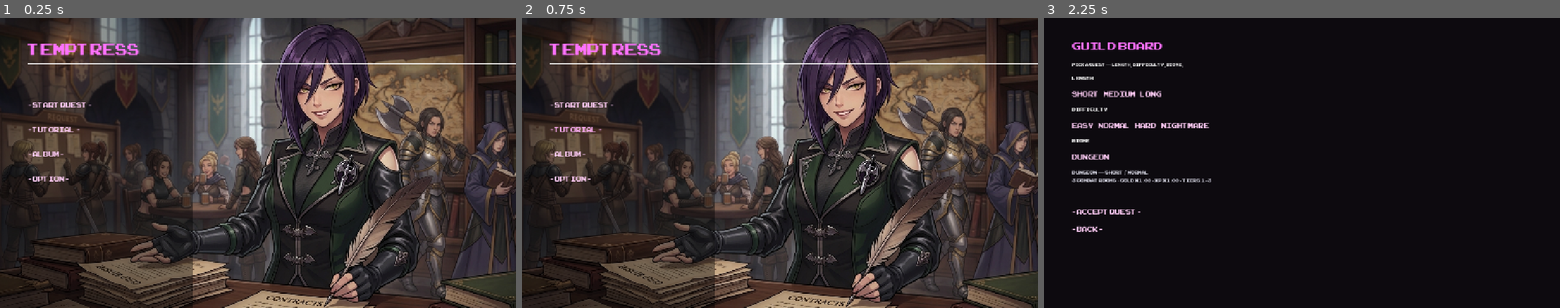
Above: before the commit, frames 1-3 (left to right).
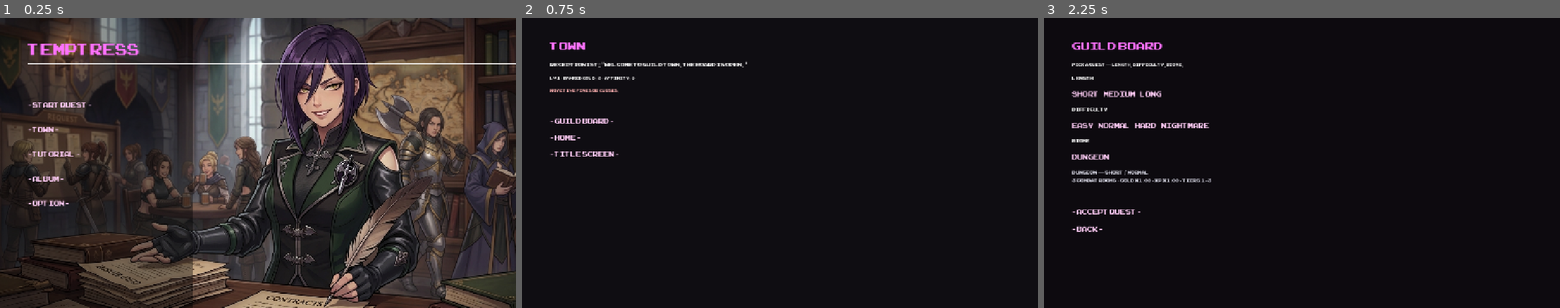
Above: after the commit, the same moments.

Repository: no-release/Temptress
Game: Godot game, scene res://scenes/MainMenu.tscn
Same seed, same stepped clock (60 frames per second), same inputs: the game is played once before the commit and once after it.
Inputs (mouse positions are in pixels of both pictures, inside the frame that each line leads up to):
- Up to frame 1 (0.25 s): no input
- Up to frame 2 (0.75 s): click (563, 131) at 0.5 s, where only the run after the commit has a clickable "- TOWN -"
- Up to frame 3 (2.25 s): click (1105, 154) at 1.25 s, where only the run after the commit has a clickable "- TITLE SCREEN -"; click "- START QUEST -" at 2 s

The runs differ from the first frame. In frame 1, 0.4% of the frame differs, in the area x 5-16%, y 37-65%; in frame 2, 70%, in the area x 0-100%, y 0-100%; in frame 3, nothing differs.

Commit message:
Phase 3: Town shortcut on title menu

Diff:
--- a/rhythmtap-ui-updated-11/scripts/MainMenu.gd
+++ b/rhythmtap-ui-updated-11/scripts/MainMenu.gd
@@ -1,8 +1,6 @@
 extends Control
 # =============================================================================
-# MainMenu.gd — ALPHA BUILD / Phase 1
-# =============================================================================
-# Start → Guild Board (quest picker). Tutorial / Album / Option remain stubs.
+# MainMenu.gd — Phase 3
 # =============================================================================
 
 @onready var start_button:    Button = $MarginContainer/VBoxContainer/MenuList/Start
@@ -15,21 +13,29 @@
 	tutorial_button.pressed.connect(_on_tutorial_pressed)
 	album_button.pressed.connect(_on_album_pressed)
 	option_button.pressed.connect(_on_option_pressed)
-	# Cosmetics: Start reads as taking a guild quest
 	start_button.text = "- START QUEST -"
+	# Phase 3: insert Town shortcut above Tutorial
+	var town_btn := Button.new()
+	town_btn.text = "- TOWN -"
+	town_btn.size_flags_horizontal = Control.SIZE_SHRINK_BEGIN
+	var list := $MarginContainer/VBoxContainer/MenuList
+	list.add_child(town_btn)
+	list.move_child(town_btn, 1)
+	town_btn.pressed.connect(_on_town_pressed)
 
 func _on_start_pressed():
 	SoundGen.play_ui_click()
 	get_tree().change_scene_to_file("res://scenes/GuildBoard.tscn")
 
+func _on_town_pressed():
+	SoundGen.play_ui_click()
+	get_tree().change_scene_to_file("res://scenes/Town.tscn")
+
 func _on_tutorial_pressed():
 	SoundGen.play_ui_click()
-	# TODO: no tutorial scene exists yet
 
 func _on_album_pressed():
 	SoundGen.play_ui_click()
-	# TODO: no album/gallery scene exists yet
 
 func _on_option_pressed():
 	SoundGen.play_ui_click()
-	# TODO: no options scene exists yet
